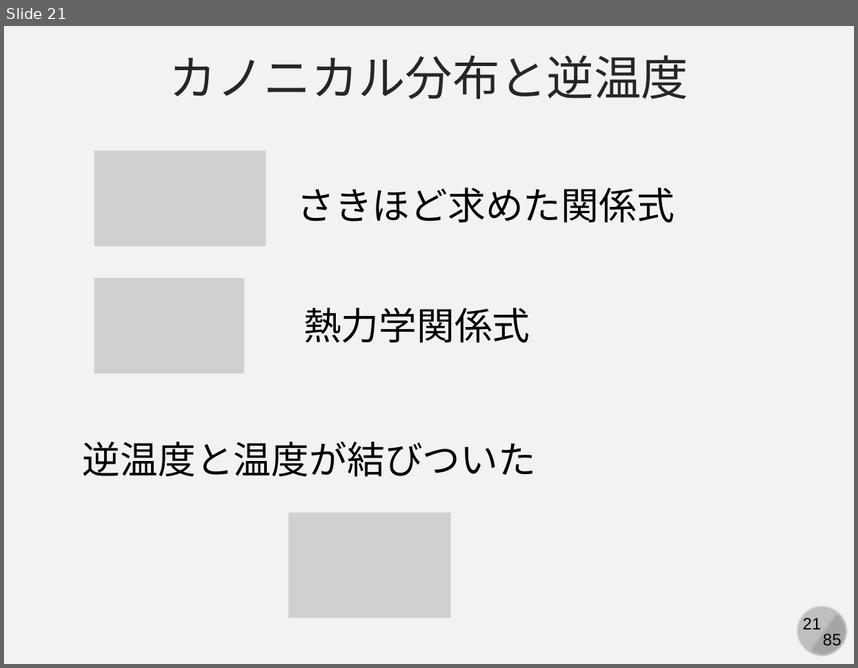
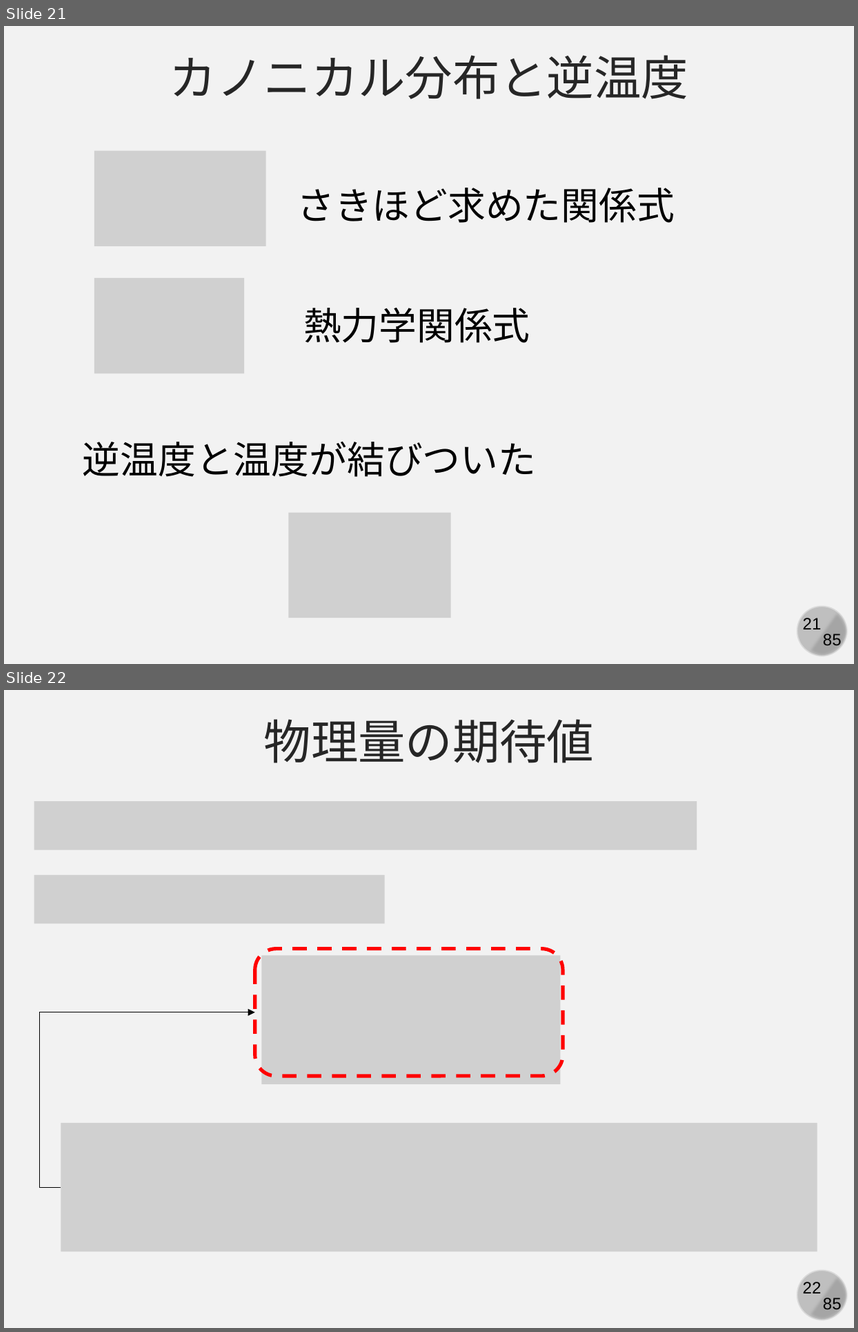
Before and after one commit to kaityo256/simulation_engineering, a slide deck: 06_md_observable/simulation06.pptx. Shown one above the other, each under a label of ours: slide 21 before the commit, slides 21 and 22 after it. The pictures are 858x668 and 858x1332 pixels, drawn with LibreOffice and Linux fonts; fonts in the diff are those of the drawing; grey boxes stand for pictures. Boxes give left, top, right and bottom in pixels: in the first picture for what was removed or moved away, otherwise in the second. Text is boxed around its words. In the diff, an @@ line names an element or a change of style, - is before the commit and + after.

```diff
--- a/06_md_observable/simulation06.pptx
+++ b/06_md_observable/simulation06.pptx
@@ slide 22 added at bbox=[4, 690, 854, 1328], background #F2F2F2; not listed: 4 template elements that a slide beside it also shows @@
@@ text added at bbox=[264, 719, 595, 763], 40 pt, text #262626 @@
+物理量の期待値
@@ picture added at bbox=[34, 801, 697, 850] @@
@@ picture added at bbox=[34, 876, 384, 924] @@
@@ rounded rectangle added at bbox=[254, 949, 562, 1076], outline #FF0000 3 pt dashed @@
@@ picture added at bbox=[261, 955, 560, 1083] @@
@@ elbow arrow added from (61, 1187) to (254, 1012), #000000 0.5 pt @@
@@ picture added at bbox=[61, 1123, 818, 1251] @@
```
Also in this commit, not shown: 1 slide changed, 4 other slides added.
